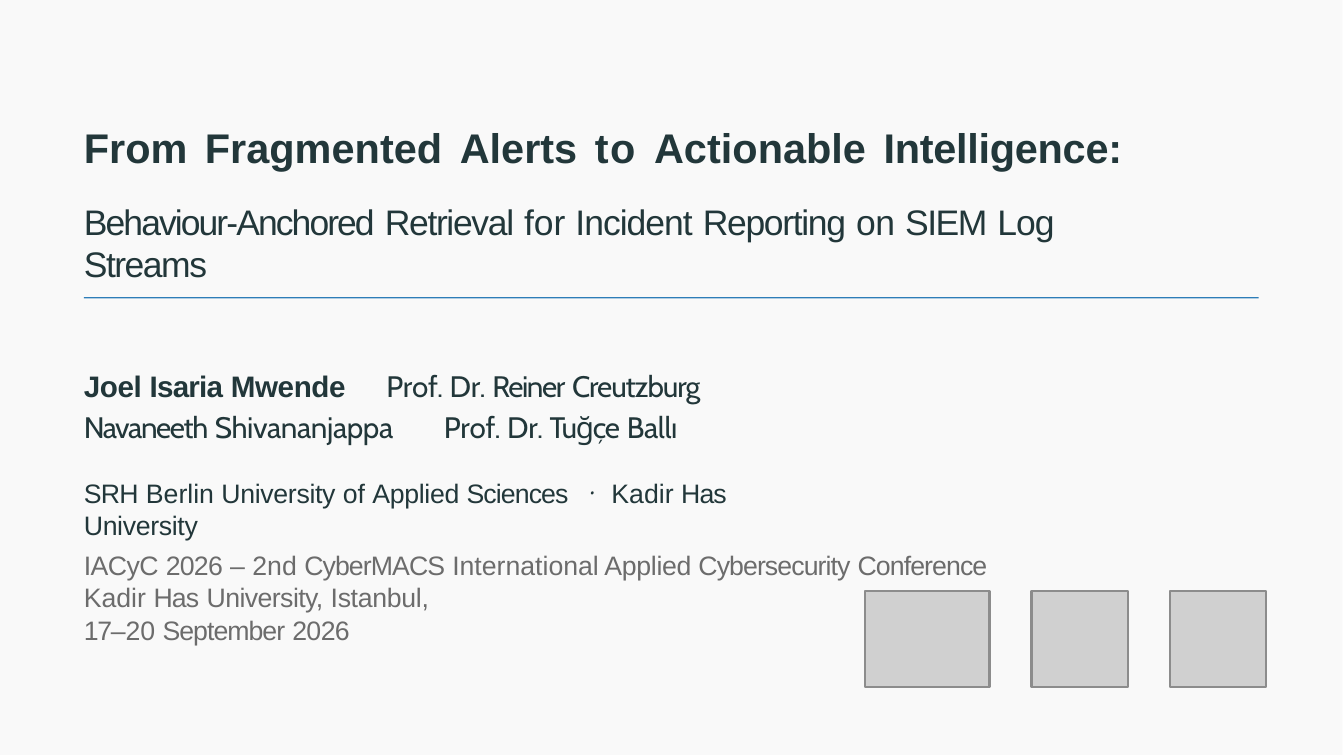
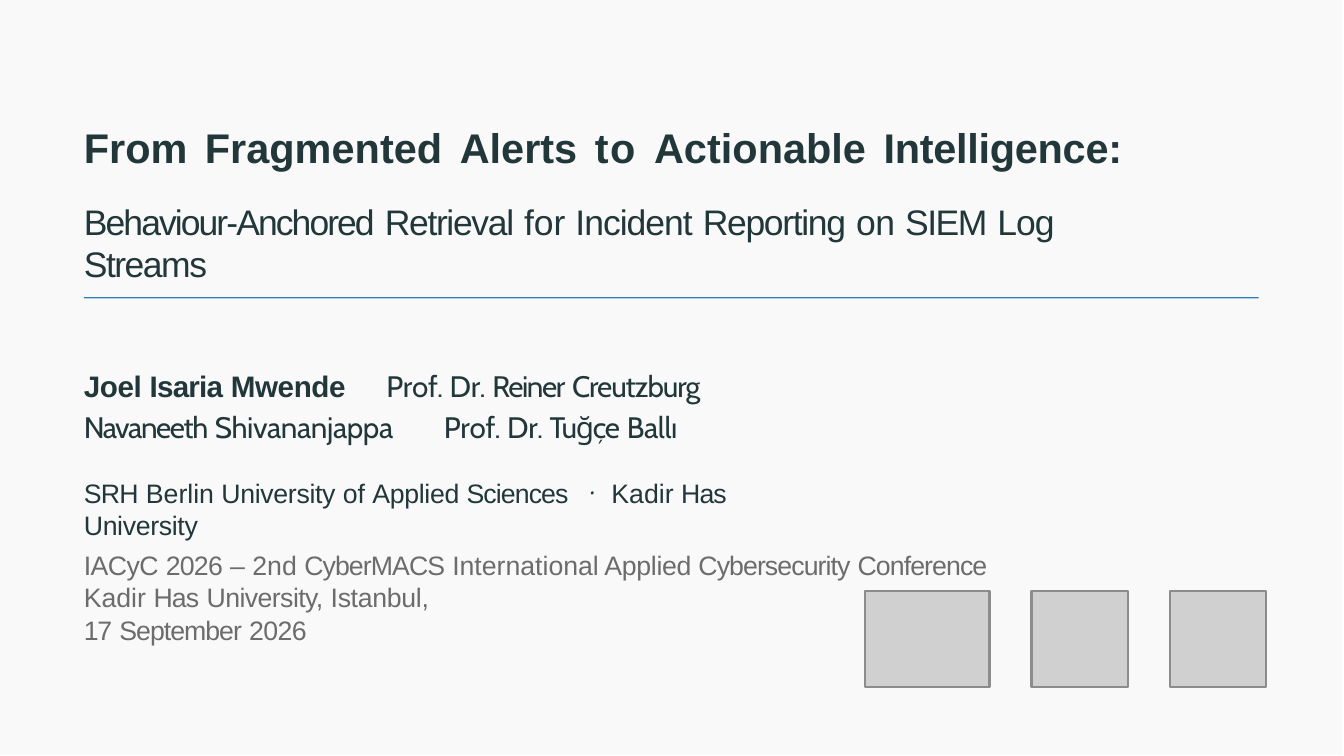
Before and after one commit to Joel89899/RAG-Based-Incident-Reporting-on-SIEM-Log-Streams, a slide deck: slide 1 of IACyC_2026_Joel_Mwende_ppt.pptx. Drawn at 1344x756 pixels with LibreOffice and Linux fonts; fonts in the diff are those of the drawing; grey boxes stand for pictures. Boxes give left, top, right and bottom in pixels: in the first picture for what was removed or moved away, otherwise in the second. Text is boxed around its words. In the diff, an @@ line names an element or a change of style, - is before the commit and + after.

```diff
--- a/IACyC_2026_Joel_Mwende_ppt.pptx
+++ b/IACyC_2026_Joel_Mwende_ppt.pptx
@@ text at [84, 620, 307, 645]: text changed @@
-17–20 September 2026
+17 September 2026
```
Also in this commit, not shown: 7 other slides changed.
